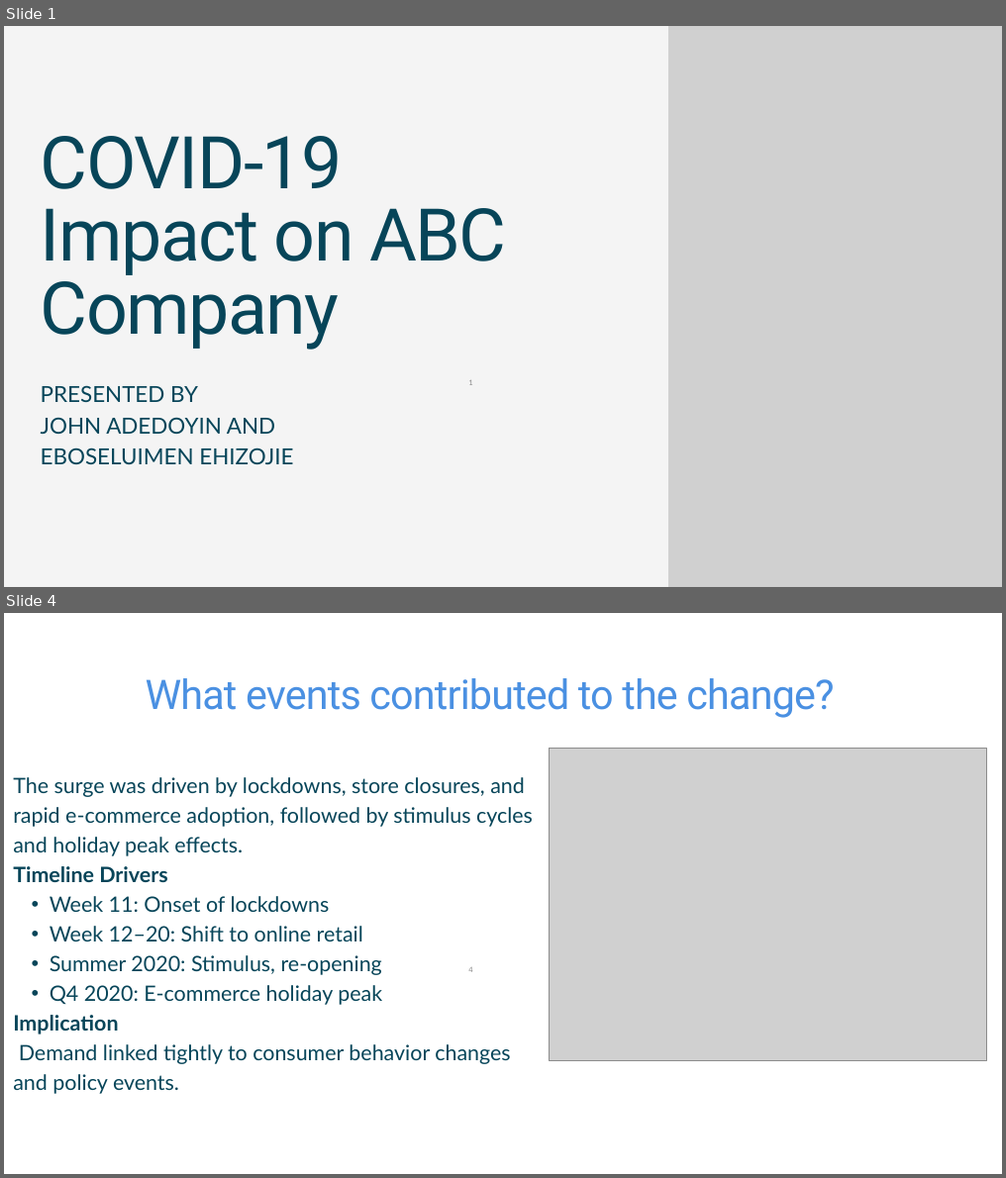
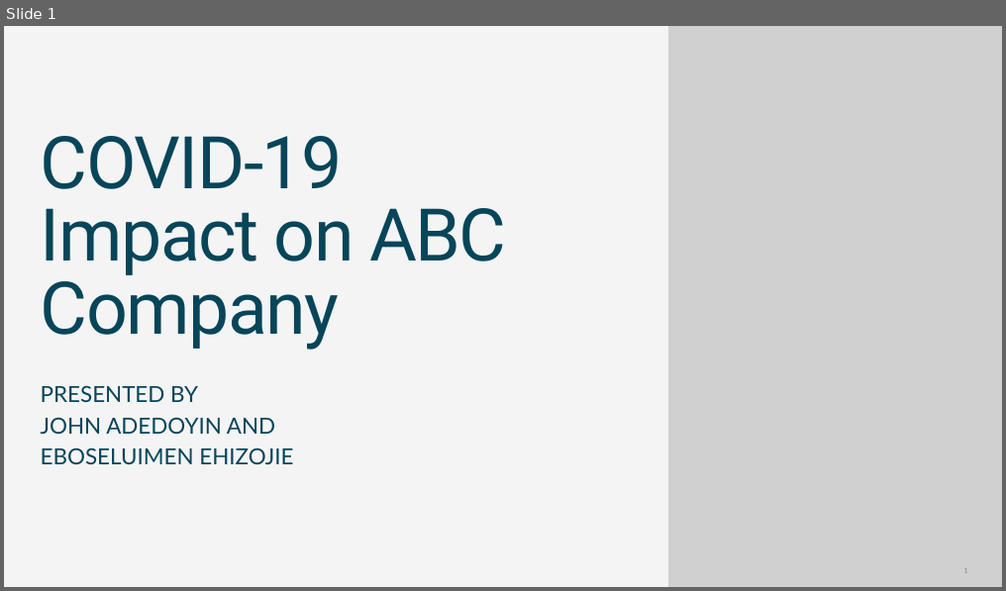
Before and after one commit to John-Adedoyin-001/Data-program-COMP-603_PROJECT-EBOSELE-AND-JOHN, a slide deck: John-Ebose-Project-Presentation--COVID-19-Impact-on-ABC-Company.pptx. Shown one above the other, each under a label of ours: slides 1 and 4 before the commit, slide 1 after it; the slides between them are not shown. The pictures are 1006x1178 and 1006x591 pixels, drawn with LibreOffice and Linux fonts; fonts in the diff are those of the drawing; grey boxes stand for pictures. Boxes give left, top, right and bottom in pixels: in the first picture for what was removed or moved away, otherwise in the second. Text is boxed around its words. In the diff, an @@ line names an element or a change of style, - is before the commit and + after.

```diff
--- a/John-Ebose-Project-Presentation--COVID-19-Impact-on-ABC-Company.pptx
+++ b/John-Ebose-Project-Presentation--COVID-19-Impact-on-ABC-Company.pptx
@@ slide 4 removed at [4,613,1002,1174], background #FFFFFF @@
@@ text removed at [146,678,834,718] @@
-What events contributed to the change?
@@ picture removed at [548,749,986,1060] @@
@@ text removed at [13,777,533,1094] @@
-The surge was driven by lockdowns, store closures, and rapid e-commerce adoption, followed by stimulus cycles and holiday peak effects.
-Timeline Drivers
-  • Week 11: Onset of lockdowns
-  • Week 12–20: Shift to online retail
-  • Summer 2020: Stimulus, re-opening
-  • Q4 2020: E-commerce holiday peak
-Implication
-Demand linked tightly to consumer behavior changes and policy events.
@@ page number removed at [468,967,472,972] @@
-4
@@ slide 1 changed as well @@
@@ page number: place and size @@
-page number at [468,380,472,385]
+page number at [963,569,967,573]
```
Also in this commit, not shown: 7 other slides changed, 5 slides added, 3 other slides removed, 3 other files.
